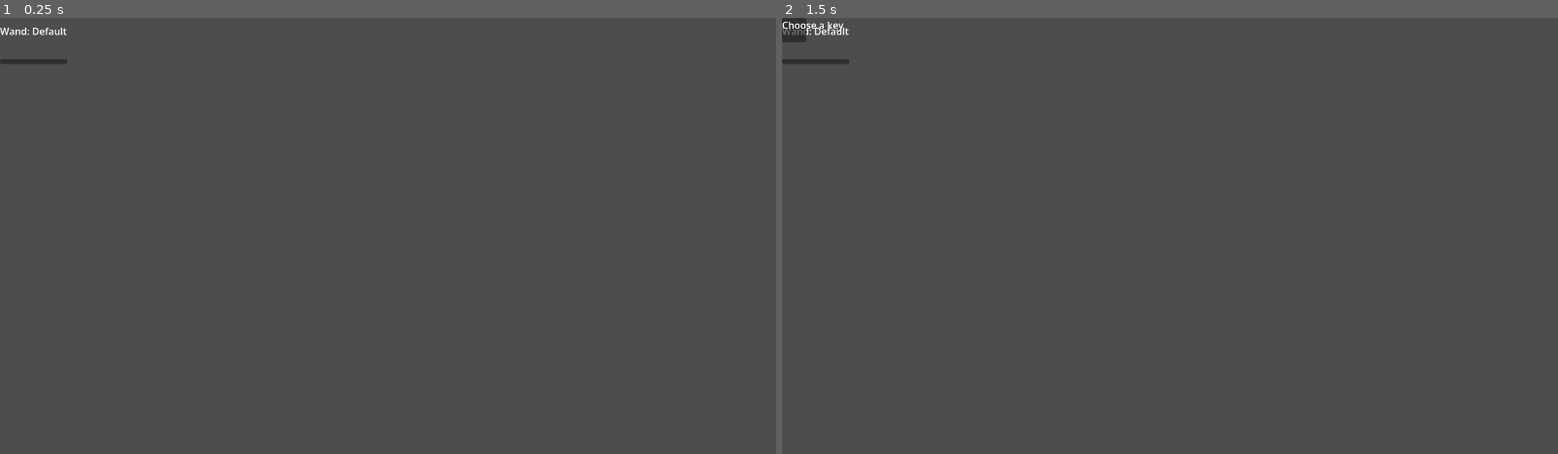
Above: before the commit, frames 1-2 (left to right).
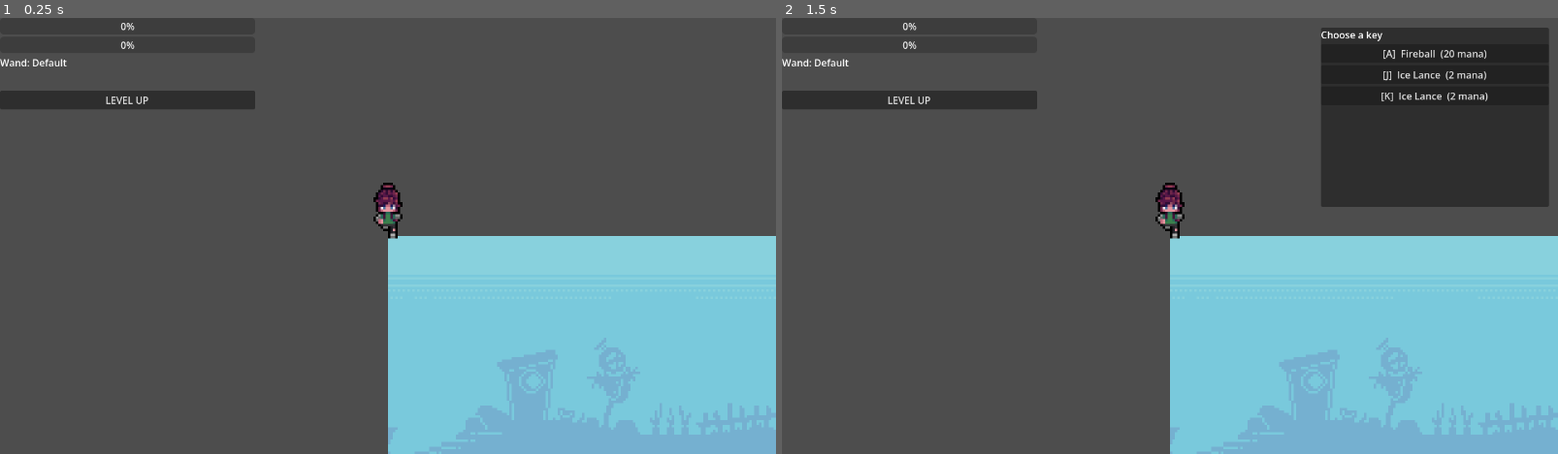
Above: after the commit, the same moments.

Repository: FakeSquiffy-Games/unguilded
Game: Godot game, scene res://scenes/world/main.tscn
Same seed, same stepped clock (60 frames per second), same inputs: the game is played once before the commit and once after it.
Inputs (mouse positions are in pixels of both pictures, inside the frame that each line leads up to; where the layout moved, square brackets give the same spot in the first picture):
- Up to frame 1 (0.25 s): no input
- Up to frame 2 (1.5 s): click (906, 100) [813, 61] at 0.5 s; tap Enter at 1.25 s; move the mouse to (1340, 214) at 1.27 s; tap B at 1.35 s; click (1340, 214) at 1.42 s

The runs differ from the first frame. In frame 1, 27% of the frame differs, in the area x 0-100%, y 1-100%; in frame 2, 39%, in the area x 0-100%, y 0-100%.
Error before the commit: Invalid access to property or key 'display_name' on a base object of type 'Nil'. (res://scenes/ui/level_up_overlay.gd:35)

Commit message:
test: Added Placeholder Assets for Overworld Visualization

Diff:
--- a/resources/spells/default_shot.tres
+++ b/resources/spells/default_shot.tres
@@ -1,7 +1,9 @@
 [gd_resource type="Resource" script_class="SpellData" format=3 uid="uid://n4vrxhwqco6h"]
 
+[ext_resource type="PackedScene" uid="uid://cqmqx45y0bcpt" path="res://scenes/entities/projectile.tscn" id="1_6b7km"]
 [ext_resource type="Script" uid="uid://cie1k6ywlors6" path="res://resources/spell_data.gd" id="1_fvfn6"]
 
 [resource]
 script = ExtResource("1_fvfn6")
+projectile_scene = ExtResource("1_6b7km")
 metadata/_custom_type_script = "uid://cie1k6ywlors6"
--- a/resources/spells/fireball.tres
+++ b/resources/spells/fireball.tres
@@ -1,5 +1,6 @@
 [gd_resource type="Resource" script_class="SpellData" format=3 uid="uid://bnfklwcilguiv"]
 
+[ext_resource type="PackedScene" uid="uid://cqmqx45y0bcpt" path="res://scenes/entities/projectile.tscn" id="1_mvy0l"]
 [ext_resource type="Script" uid="uid://cie1k6ywlors6" path="res://resources/spell_data.gd" id="1_r2nu1"]
 
 [resource]
@@ -7,6 +8,7 @@
 spell_id = &"fireball"
 display_name = "Fireball"
 mana_cost = 20.0
+projectile_scene = ExtResource("1_mvy0l")
 damage = 35.0
 speed = 300.0
 metadata/_custom_type_script = "uid://cie1k6ywlors6"
--- a/resources/spells/ice_lance.tres
+++ b/resources/spells/ice_lance.tres
@@ -1,6 +1,7 @@
 [gd_resource type="Resource" script_class="SpellData" format=3 uid="uid://be7jhavmqe1d2"]
 
 [ext_resource type="Script" uid="uid://cie1k6ywlors6" path="res://resources/spell_data.gd" id="1_tfxp6"]
+[ext_resource type="PackedScene" uid="uid://cqmqx45y0bcpt" path="res://scenes/entities/projectile.tscn" id="1_xx4mk"]
 
 [resource]
 script = ExtResource("1_tfxp6")
@@ -8,6 +9,7 @@
 display_name = "Ice Lance"
 mana_cost = 2.0
 activation_type = 1
+projectile_scene = ExtResource("1_xx4mk")
 damage = 20.0
 speed = 500.0
 metadata/_custom_type_script = "uid://cie1k6ywlors6"
--- a/resources/spells/key_a_fireball.tres
+++ b/resources/spells/key_a_fireball.tres
@@ -2,8 +2,10 @@
 
 [ext_resource type="Script" uid="uid://cw6rs1hm4jlga" path="res://resources/effects/key_effects.gd" id="1_hh7sp"]
 [ext_resource type="Script" uid="uid://brx3r3kxcw8sj" path="res://resources/key_entity.gd" id="2_lt8rp"]
+[ext_resource type="Resource" uid="uid://bnfklwcilguiv" path="res://resources/spells/fireball.tres" id="3_lt8rp"]
 
 [resource]
 script = ExtResource("2_lt8rp")
 key = 65
+spell = ExtResource("3_lt8rp")
 metadata/_custom_type_script = "uid://brx3r3kxcw8sj"
--- a/resources/spells/key_j_icelance.tres
+++ b/resources/spells/key_j_icelance.tres
@@ -2,8 +2,10 @@
 
 [ext_resource type="Script" uid="uid://cw6rs1hm4jlga" path="res://resources/effects/key_effects.gd" id="1_thj7i"]
 [ext_resource type="Script" uid="uid://brx3r3kxcw8sj" path="res://resources/key_entity.gd" id="2_l33hu"]
+[ext_resource type="Resource" uid="uid://be7jhavmqe1d2" path="res://resources/spells/ice_lance.tres" id="3_l33hu"]
 
 [resource]
 script = ExtResource("2_l33hu")
 key = 74
+spell = ExtResource("3_l33hu")
 metadata/_custom_type_script = "uid://brx3r3kxcw8sj"
--- a/resources/spells/key_k_icelance.tres
+++ b/resources/spells/key_k_icelance.tres
@@ -2,8 +2,10 @@
 
 [ext_resource type="Script" uid="uid://cw6rs1hm4jlga" path="res://resources/effects/key_effects.gd" id="1_rfff0"]
 [ext_resource type="Script" uid="uid://brx3r3kxcw8sj" path="res://resources/key_entity.gd" id="2_ud3xf"]
+[ext_resource type="Resource" uid="uid://be7jhavmqe1d2" path="res://resources/spells/ice_lance.tres" id="3_ud3xf"]
 
 [resource]
 script = ExtResource("2_ud3xf")
 key = 75
+spell = ExtResource("3_ud3xf")
 metadata/_custom_type_script = "uid://brx3r3kxcw8sj"
--- a/resources/spells/key_s_default.tres
+++ b/resources/spells/key_s_default.tres
@@ -2,8 +2,10 @@
 
 [ext_resource type="Script" uid="uid://cw6rs1hm4jlga" path="res://resources/effects/key_effects.gd" id="1_gow6j"]
 [ext_resource type="Script" uid="uid://brx3r3kxcw8sj" path="res://resources/key_entity.gd" id="2_8ybmw"]
+[ext_resource type="Resource" uid="uid://n4vrxhwqco6h" path="res://resources/spells/default_shot.tres" id="3_8ybmw"]
 
 [resource]
 script = ExtResource("2_8ybmw")
 key = 83
+spell = ExtResource("3_8ybmw")
 metadata/_custom_type_script = "uid://brx3r3kxcw8sj"
--- a/scenes/entities/player.gd
+++ b/scenes/entities/player.gd
@@ -38,6 +38,7 @@
 	if not _moving:
 		velocity = Vector2.ZERO
 		move_and_slide()
+		$Animation/AnimationPlayer.play("idle")
 		return
 	var diff := move_target - global_position
 	if diff.length() <= arrival_threshold:
@@ -45,6 +46,7 @@
 		velocity = Vector2.ZERO
 	else:
 		velocity = diff.normalized() * move_speed
+		$Animation/AnimationPlayer.play("walking_down")
 	move_and_slide()
 
 func _on_mana_timer_timeout() -> void:
--- a/scenes/entities/player.tscn
+++ b/scenes/entities/player.tscn
@@ -3,17 +3,123 @@
 [ext_resource type="Script" uid="uid://cdqd7h2eexyns" path="res://scenes/entities/player.gd" id="1_ucweq"]
 [ext_resource type="Resource" uid="uid://vciohf0dehlt" path="res://resources/player_stats.tres" id="2_1ie0h"]
 [ext_resource type="PackedScene" uid="uid://b4pn4rft2mt7" path="res://scenes/entities/wand.tscn" id="2_08t41"]
-[ext_resource type="Resource" uid="uid://n4vrxhwqco6h" path="res://resources/spells/default_shot.tres" id="4_42nxq"]
+[ext_resource type="Texture2D" uid="uid://creltb8ib4gyh" path="res://assets/placeholder_assets/Dash.png" id="3_5u6hq"]
+
+[sub_resource type="Animation" id="Animation_5u6hq"]
+length = 0.001
+tracks/0/type = "value"
+tracks/0/imported = false
+tracks/0/enabled = true
+tracks/0/path = NodePath("Sprite2D:hframes")
+tracks/0/interp = 1
+tracks/0/loop_wrap = true
+tracks/0/keys = {
+"times": PackedFloat32Array(0),
+"transitions": PackedFloat32Array(1),
+"update": 1,
+"values": [8]
+}
+tracks/1/type = "value"
+tracks/1/imported = false
+tracks/1/enabled = true
+tracks/1/path = NodePath("Sprite2D:vframes")
+tracks/1/interp = 1
+tracks/1/loop_wrap = true
+tracks/1/keys = {
+"times": PackedFloat32Array(0),
+"transitions": PackedFloat32Array(1),
+"update": 1,
+"values": [8]
+}
+tracks/2/type = "value"
+tracks/2/imported = false
+tracks/2/enabled = true
+tracks/2/path = NodePath("Sprite2D:frame")
+tracks/2/interp = 1
+tracks/2/loop_wrap = true
+tracks/2/keys = {
+"times": PackedFloat32Array(0),
+"transitions": PackedFloat32Array(1),
+"update": 1,
+"values": [1]
+}
+
+[sub_resource type="Animation" id="Animation_d4qa6"]
+resource_name = "idle"
+length = 0.1
+loop_mode = 1
+tracks/0/type = "value"
+tracks/0/imported = false
+tracks/0/enabled = true
+tracks/0/path = NodePath("Sprite2D:hframes")
+tracks/0/interp = 1
+tracks/0/loop_wrap = true
+tracks/0/keys = {
+"times": PackedFloat32Array(0),
+"transitions": PackedFloat32Array(1),
+"update": 1,
+"values": [8]
+}
+tracks/1/type = "value"
+tracks/1/imported = false
+tracks/1/enabled = true
+tracks/1/path = NodePath("Sprite2D:vframes")
+tracks/1/interp = 1
+tracks/1/loop_wrap = true
+tracks/1/keys = {
+"times": PackedFloat32Array(0),
+"transitions": PackedFloat32Array(1),
+"update": 1,
+"values": [8]
+}
+
+[sub_resource type="Animation" id="Animation_42nxq"]
+resource_name = "walking_down"
+length = 0.7
+loop_mode = 1
+tracks/0/type = "value"
+tracks/0/imported = false
+tracks/0/enabled = true
+tracks/0/path = NodePath("Sprite2D:frame")
+tracks/0/interp = 1
+tracks/0/loop_wrap = true
+tracks/0/keys = {
+"times": PackedFloat32Array(0, 0.7),
+"transitions": PackedFloat32Array(1, 1),
+"update": 0,
+"values": [1, 7]
+}
+
+[sub_resource type="AnimationLibrary" id="AnimationLibrary_ss7kx"]
+_data = {
+&"RESET": SubResource("Animation_5u6hq"),
+&"idle": SubResource("Animation_d4qa6"),
+&"walking_down": SubResource("Animation_42nxq")
+}
+
+[sub_resource type="RectangleShape2D" id="RectangleShape2D_5u6hq"]
+size = Vector2(10, 20)
 
 [node name="Player" type="CharacterBody2D" unique_id=1485512283]
 script = ExtResource("1_ucweq")
 stats = ExtResource("2_1ie0h")
 
-[node name="Node2D" type="Node2D" parent="." unique_id=1433583579]
+[node name="Animation" type="Node2D" parent="." unique_id=1433583579]
 
-[node name="Sprite2D" type="Sprite2D" parent="Node2D" unique_id=1957053658]
+[node name="Sprite2D" type="Sprite2D" parent="Animation" unique_id=1957053658]
+position = Vector2(0, -19)
+texture = ExtResource("3_5u6hq")
+hframes = 8
+vframes = 8
+frame = 1
+
+[node name="AnimationPlayer" type="AnimationPlayer" parent="Animation" unique_id=1578293295]
+libraries/ = SubResource("AnimationLibrary_ss7kx")
+autoplay = &"idle"
 
 [node name="CollisionShape2D" type="CollisionShape2D" parent="." unique_id=933241358]
+position = Vector2(1, -10)
+shape = SubResource("RectangleShape2D_5u6hq")
 
 [node name="Camera2D" type="Camera2D" parent="." unique_id=934032469]
 
@@ -22,6 +128,5 @@
 autostart = true
 
 [node name="Wand" parent="." unique_id=635330315 instance=ExtResource("2_08t41")]
-default_spell = ExtResource("4_42nxq")
 
 [connection signal="timeout" from="ManaTimer" to="Wand" method="_on_mana_timer_timeout"]
--- a/scenes/entities/projectile.tscn
+++ b/scenes/entities/projectile.tscn
@@ -1,14 +1,22 @@
 [gd_scene format=3 uid="uid://cqmqx45y0bcpt"]
 
 [ext_resource type="Script" uid="uid://dylr7qf0nbwhj" path="res://scenes/entities/projectile.gd" id="1_2lp3u"]
+[ext_resource type="Texture2D" uid="uid://dtk8nau0dcvuq" path="res://assets/placeholder_assets/medium green2.png" id="2_3jjhh"]
+
+[sub_resource type="CircleShape2D" id="CircleShape2D_3jjhh"]
+radius = 5.0
 
 [node name="Projectile" type="Area2D" unique_id=1810517973]
 script = ExtResource("1_2lp3u")
 
 [node name="Sprite2D" type="Sprite2D" parent="." unique_id=1508751826]
+scale = Vector2(2.5, 2.5)
+texture = ExtResource("2_3jjhh")
 
 [node name="CollisionShape2D" type="CollisionShape2D" parent="." unique_id=2055343508]
+shape = SubResource("CircleShape2D_3jjhh")
 
 [node name="VisibleOnScreenNotifier2D" type="VisibleOnScreenNotifier2D" parent="." unique_id=1946528427]
+visible = false
 
 [connection signal="screen_exited" from="VisibleOnScreenNotifier2D" to="." method="queue_free"]
--- a/scenes/entities/wand.tscn
+++ b/scenes/entities/wand.tscn
@@ -1,8 +1,10 @@
 [gd_scene format=3 uid="uid://b4pn4rft2mt7"]
 
 [ext_resource type="Script" uid="uid://c1tumi46yt6i5" path="res://scenes/entities/wand.gd" id="1_e048b"]
+[ext_resource type="Resource" uid="uid://n4vrxhwqco6h" path="res://resources/spells/default_shot.tres" id="2_s2h61"]
 
 [node name="Wand" type="Node2D" unique_id=635330315]
 script = ExtResource("1_e048b")
+default_spell = ExtResource("2_s2h61")
 
 [node name="FirePoint" type="Marker2D" parent="." unique_id=135955107]
--- a/scenes/ui/level_up_overlay.tscn
+++ b/scenes/ui/level_up_overlay.tscn
@@ -6,13 +6,18 @@
 script = ExtResource("1_xmgam")
 
 [node name="Panel" type="Panel" parent="." unique_id=1178107429]
-offset_right = 40.0
-offset_bottom = 40.0
+offset_left = 889.0
+offset_top = 16.0
+offset_right = 1265.0
+offset_bottom = 312.0
 
 [node name="VBoxContainer" type="VBoxContainer" parent="Panel" unique_id=134460042]
-layout_mode = 0
-offset_right = 40.0
-offset_bottom = 40.0
+layout_mode = 1
+anchors_preset = 15
+anchor_right = 1.0
+anchor_bottom = 1.0
+grow_horizontal = 2
+grow_vertical = 2
 
 [node name="TitleLabel" type="Label" parent="Panel/VBoxContainer" unique_id=1226118590]
 layout_mode = 2
--- a/scenes/ui/user_interface.gd
+++ b/scenes/ui/user_interface.gd
@@ -1,7 +1,7 @@
 extends CanvasLayer
 
-@onready var hp_bar: TextureProgressBar = $VBoxContainerx/HPBar
-@onready var mana_bar: TextureProgressBar = $VBoxContainer/ManaBar
+@onready var hp_bar: ProgressBar = $VBoxContainer/HPBar
+@onready var mana_bar: ProgressBar = $VBoxContainer/ManaBar
 @onready var wand_label: Label = $VBoxContainer/WandLabel
 @onready var chain_label: Label = $VBoxContainer/ChainLabel
 @onready var key_strip: HBoxContainer = $VBoxContainer/KeyStrip
--- a/scenes/ui/user_interface.tscn
+++ b/scenes/ui/user_interface.tscn
@@ -6,13 +6,13 @@
 script = ExtResource("1_284y0")
 
 [node name="VBoxContainer" type="VBoxContainer" parent="." unique_id=826845309]
-offset_right = 40.0
-offset_bottom = 40.0
+offset_right = 421.0
+offset_bottom = 322.0
 
-[node name="HPBar" type="TextureProgressBar" parent="VBoxContainer" unique_id=1646834601]
+[node name="HPBar" type="ProgressBar" parent="VBoxContainer" unique_id=1586185642]
 layout_mode = 2
 
-[node name="ManaBar" type="TextureProgressBar" parent="VBoxContainer" unique_id=622552838]
+[node name="ManaBar" type="ProgressBar" parent="VBoxContainer" unique_id=106310968]
 layout_mode = 2
 
 [node name="WandLabel" type="Label" parent="VBoxContainer" unique_id=562328672]
@@ -26,3 +26,4 @@
 
 [node name="LevelUpButton" type="Button" parent="VBoxContainer" unique_id=1765647634]
 layout_mode = 2
+text = "LEVEL UP"
--- a/scenes/world/main.tscn
+++ b/scenes/world/main.tscn
@@ -4,13 +4,21 @@
 [ext_resource type="Script" uid="uid://bm8n6mrt72yey" path="res://scenes/world/main.gd" id="1_wbupf"]
 [ext_resource type="PackedScene" uid="uid://dik8odk23frg1" path="res://scenes/ui/user_interface.tscn" id="2_f8fyy"]
 [ext_resource type="PackedScene" uid="uid://dm0o20t4xnxgs" path="res://scenes/ui/level_up_overlay.tscn" id="3_wbupf"]
+[ext_resource type="Texture2D" uid="uid://b0clhhhw4ywy5" path="res://assets/placeholder_assets/Background1.png" id="5_7tdlr"]
 
 [node name="Main" type="Node2D" unique_id=1429375156]
 script = ExtResource("1_wbupf")
 metadata/_edit_group_ = true
 
 [node name="Player" parent="." unique_id=1485512283 instance=ExtResource("1_0wkb6")]
+z_index = 1
+scale = Vector2(4, 4)
 
 [node name="UserInterface" parent="." unique_id=194455329 instance=ExtResource("2_f8fyy")]
 
 [node name="LevelUpOverlay" parent="." unique_id=2086091150 instance=ExtResource("3_wbupf")]
+
+[node name="TextureRect" type="TextureRect" parent="." unique_id=1285600509]
+offset_right = 40.0
+offset_bottom = 40.0
+texture = ExtResource("5_7tdlr")
Binary file added: assets/placeholder_assets/Background1.png
Not shown, added: assets/placeholder_assets/Background1.png.import
Binary file added: assets/placeholder_assets/Dash.png
Not shown, added: assets/placeholder_assets/Dash.png.import
Binary file added: assets/placeholder_assets/medium green1.png
Not shown, added: assets/placeholder_assets/medium green1.png.import
Binary file added: assets/placeholder_assets/medium green2.png
Not shown, added: assets/placeholder_assets/medium green2.png.import
